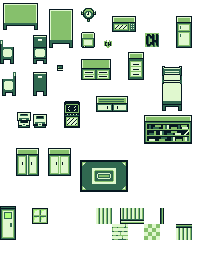
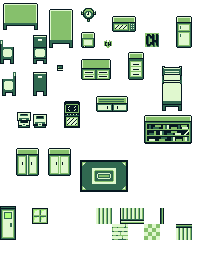
Layered file, before and after one edit (200px x 264px). Changes by layer:
painted on "Fundo" over [3, 3, 192, 176]
